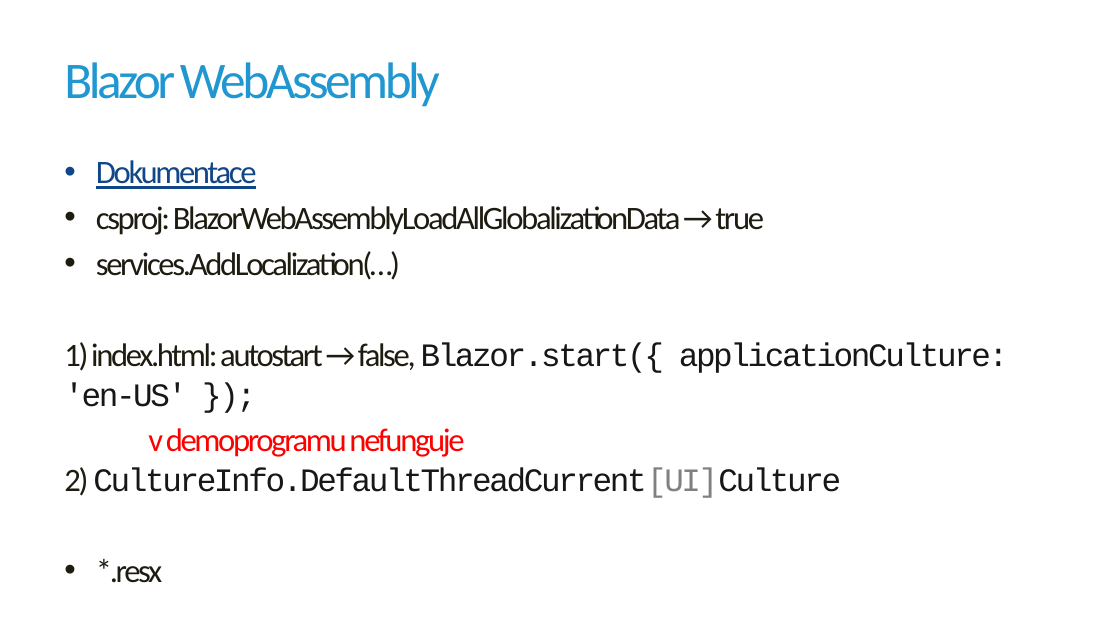
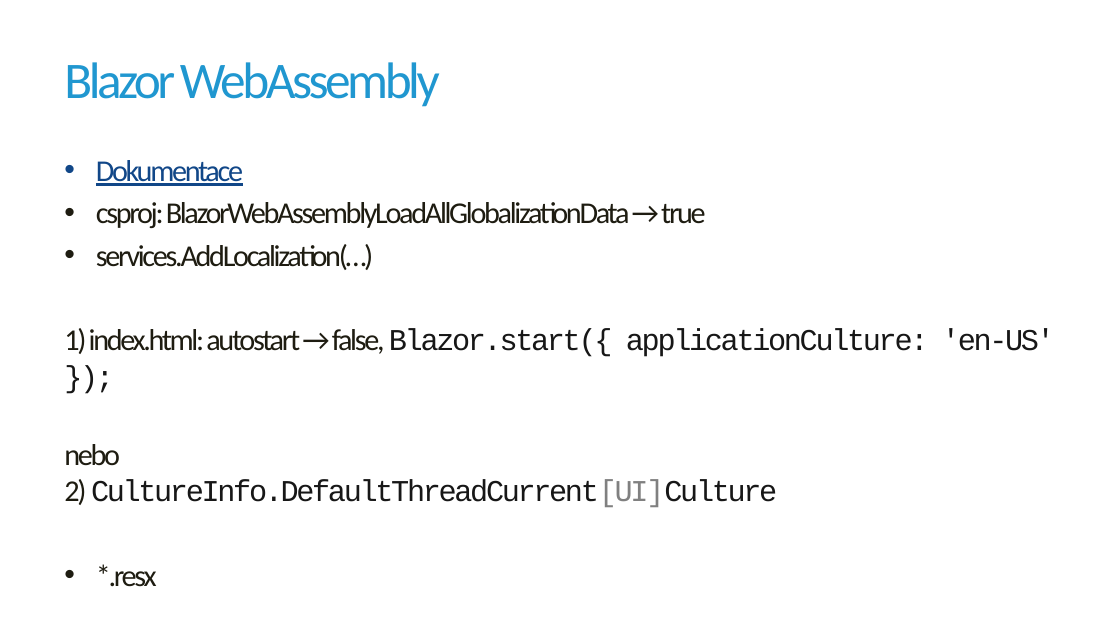
Before and after one commit to jirikanda/BlazorDemos, a slide deck: slide 6 of Presentation/03 - Blazor - Komponenty - Lokalizace.pptx. Drawn at 1120x630 pixels with LibreOffice and Linux fonts; fonts in the diff are those of the drawing; background and template pictures are left out. Boxes give left, top, right and bottom in pixels: in the first picture for what was removed or moved away, otherwise in the second. Text is boxed around its words. In the diff, an @@ line names an element or a change of style, - is before the commit and + after.

```diff
--- a/Presentation/03 - Blazor - Komponenty - Lokalizace.pptx
+++ b/Presentation/03 - Blazor - Komponenty - Lokalizace.pptx
@@ text at [64,160,1055,357]: size 28 to 25.9 pt in "Dokumentace", "csproj: BlazorWebAssemblyLoadAllGlobalizationData → true", "services.AddLocalization(…)", "1) index.html: autostart → false, Blazor.start({ application ..." and 1 more places @@
@@ text at [64,444,777,507]: text changed; size 28 to 25.9 pt @@
-v demoprogramu nefunguje
-2) CultureInfo.DefaultThreadCurrent[UI]Culture
+nebo
+2) CultureInfo.DefaultThreadCurrent[UI]Culture
```
Also in this commit, not shown: 1 other slide changed.
